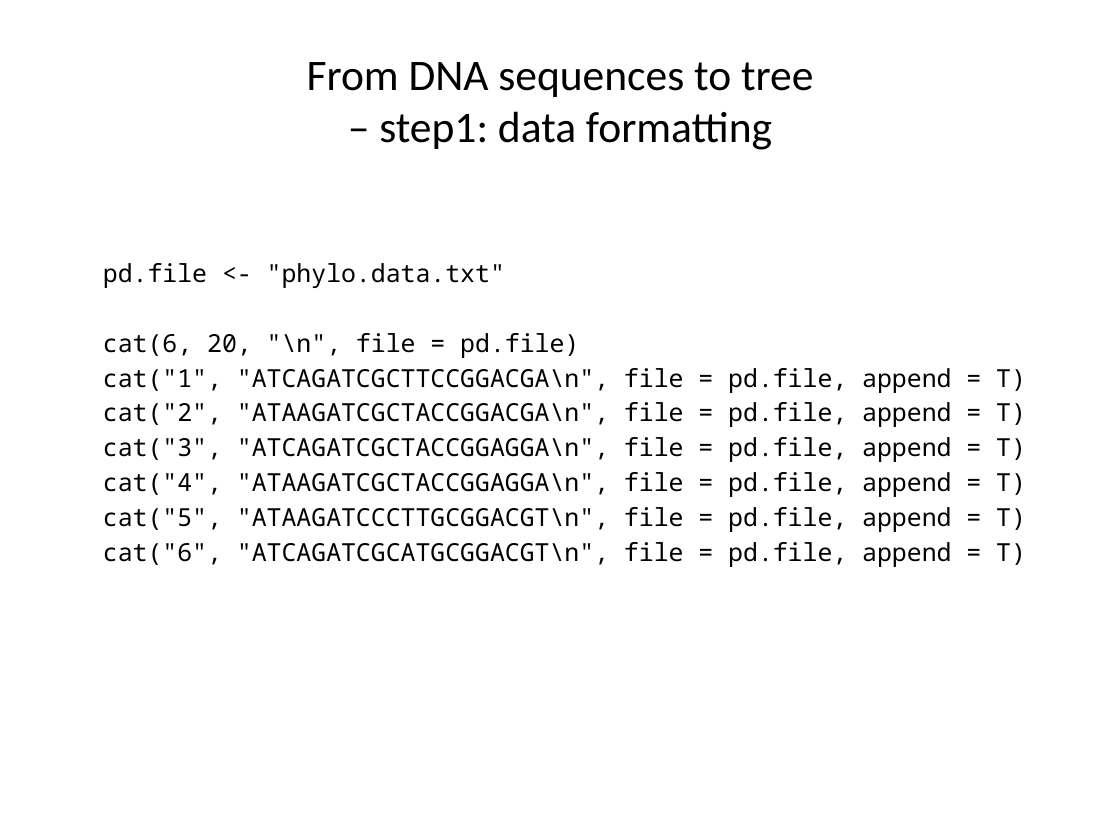
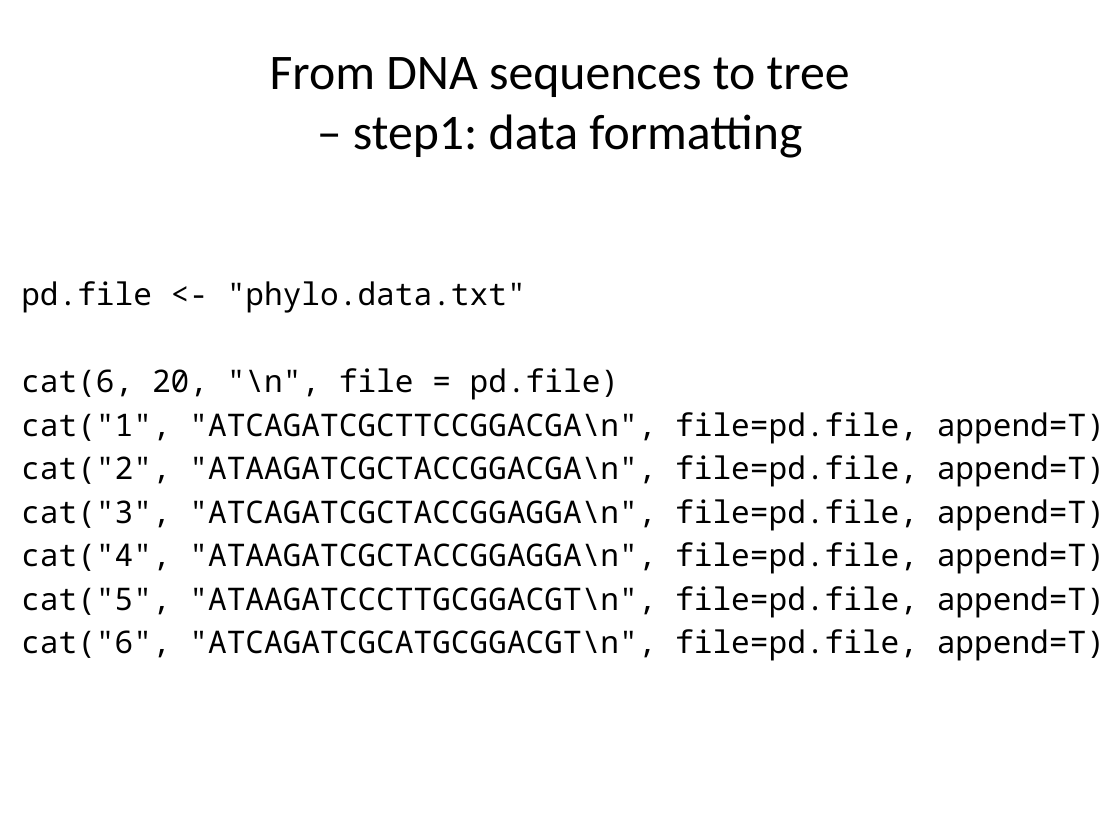
Before and after one commit to liu3zhenlab/teaching, a slide deck: slide 10 of PLPTH813Bioinformatis/2019/labs/lab08_phylogeny.pptx. Drawn at 1120x840 pixels with LibreOffice and Linux fonts; fonts in the diff are those of the drawing. Boxes give left, top, right and bottom in pixels: in the first picture for what was removed or moved away, otherwise in the second. Text is boxed around its words. In the diff, an @@ line names an element or a change of style, - is before the commit and + after.

Commit message:
tree

```diff
--- a/PLPTH813Bioinformatis/2019/labs/lab08_phylogeny.pptx
+++ b/PLPTH813Bioinformatis/2019/labs/lab08_phylogeny.pptx
@@ title "From DNA sequences to tree ..." at [270, 57, 850, 158]: size 28 to 32 pt @@
@@ text "pd.file <- "phylo.data.txt"": place and size @@
-text "pd.file <- "phylo.data.txt"" at [103, 263, 1026, 567]
+text "pd.file <- "phylo.data.txt"" at [21, 281, 1105, 661]
@@ text at [21, 281, 619, 400]: size 16 to 20 pt in "pd.file <- "phylo.data.txt"", "cat(6, 20, "\n", file = pd.file)" @@
@@ text at [21, 412, 1105, 661]: text changed; size 16 to 20 pt @@
-cat("1", "ATCAGATCGCTTCCGGACGA\n", file = pd.file, append = T)
-cat("2", "ATAAGATCGCTACCGGACGA\n", file = pd.file, append = T)
-cat("3", "ATCAGATCGCTACCGGAGGA\n", file = pd.file, append = T)
-cat("4", "ATAAGATCGCTACCGGAGGA\n", file = pd.file, append = T)
-cat("5", "ATAAGATCCCTTGCGGACGT\n", file = pd.file, append = T)
-cat("6", "ATCAGATCGCATGCGGACGT\n", file = pd.file, append = T)
+cat("1", "ATCAGATCGCTTCCGGACGA\n", file=pd.file, append=T)
+cat("2", "ATAAGATCGCTACCGGACGA\n", file=pd.file, append=T)
+cat("3", "ATCAGATCGCTACCGGAGGA\n", file=pd.file, append=T)
+cat("4", "ATAAGATCGCTACCGGAGGA\n", file=pd.file, append=T)
+cat("5", "ATAAGATCCCTTGCGGACGT\n", file=pd.file, append=T)
+cat("6", "ATCAGATCGCATGCGGACGT\n", file=pd.file, append=T)
```
Also in this commit, not shown: 17 other slides changed, 4 other files.
